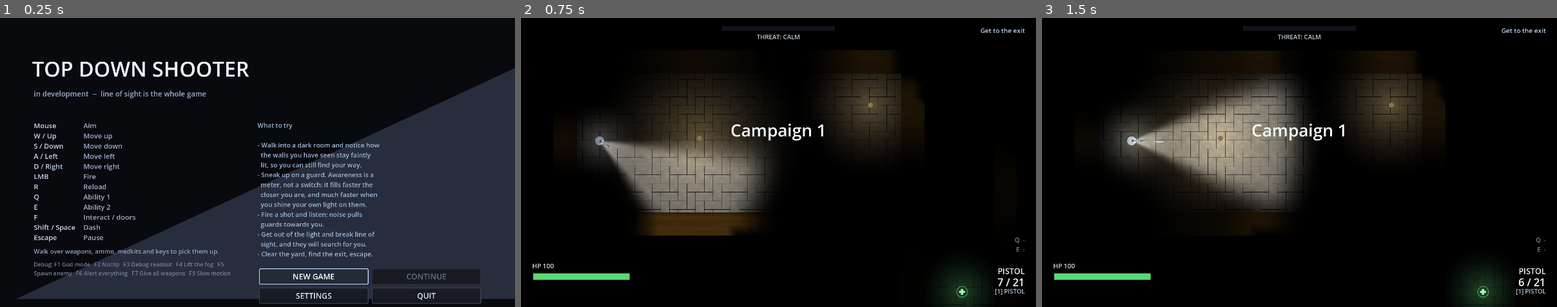
Above: before the commit, frames 1-3 (left to right).
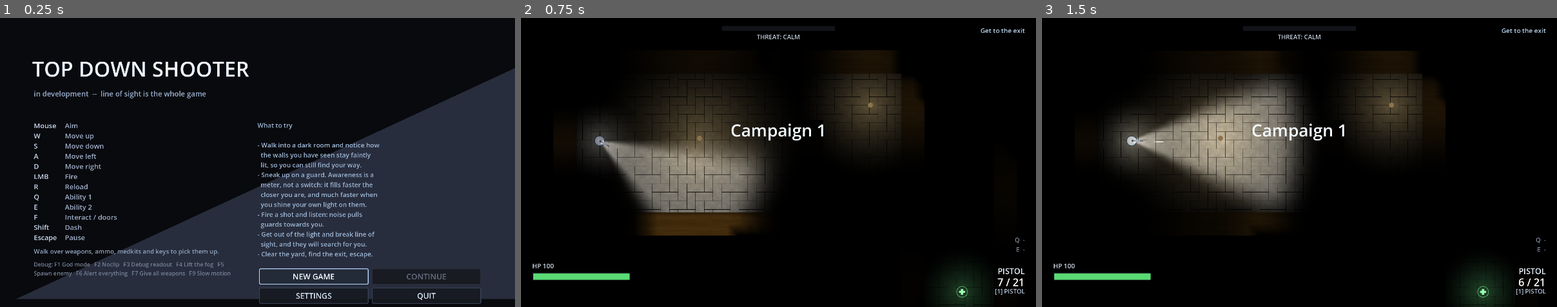
Above: after the commit, the same moments.

Repository: ThunderComplex/irregoulash
Game: Godot game, scene res://src/ui/title_screen.tscn
Same seed, same stepped clock (60 frames per second), same inputs: the game is played once before the commit and once after it.
Inputs (mouse positions are in pixels of both pictures, inside the frame that each line leads up to):
- Up to frame 1 (0.25 s): no input
- Up to frame 2 (0.75 s): click "NEW GAME" at 0.5 s
- Up to frame 3 (1.5 s): tap Enter (ui_accept) at 1.25 s; move the mouse to (1412, 148) at 1.27 s; hold D (move_right) from 1.28 s (still down); hold Q (ability_1) from 1.28 s (still down); click (1412, 148) at 1.42 s

The runs differ from the first frame. In frame 1, 1.1% of the frame differs, in the area x 7-27%, y 36-77%; in frame 2, nothing differs; in frame 3, nothing differs.

Commit message:
remove movement double controls

Diff:
--- a/src/autoload/game_input.gd
+++ b/src/autoload/game_input.gd
@@ -55,30 +55,30 @@
 ## Data rather than ready-made `InputEvent`s so a default can be saved, compared and described by the
 ## same code that handles a rebind, and so nothing can share and mutate one event object.
 const DEFAULT_SPECS: Dictionary = {
-	"move_up": [{"type": "key", "code": KEY_W}, {"type": "key", "code": KEY_UP}],
-	"move_down": [{"type": "key", "code": KEY_S}, {"type": "key", "code": KEY_DOWN}],
-	"move_left": [{"type": "key", "code": KEY_A}, {"type": "key", "code": KEY_LEFT}],
-	"move_right": [{"type": "key", "code": KEY_D}, {"type": "key", "code": KEY_RIGHT}],
-	"dash": [{"type": "key", "code": KEY_SHIFT}, {"type": "key", "code": KEY_SPACE}],
-	"fire": [{"type": "mouse", "button": MOUSE_BUTTON_LEFT}],
-	"reload": [{"type": "key", "code": KEY_R}],
-	"ability_1": [{"type": "key", "code": KEY_Q}],
-	"ability_2": [{"type": "key", "code": KEY_E}],
-	"switch_1": [{"type": "key", "code": KEY_1}],
-	"switch_2": [{"type": "key", "code": KEY_2}],
-	"switch_3": [{"type": "key", "code": KEY_3}],
-	"switch_next": [{"type": "mouse", "button": MOUSE_BUTTON_WHEEL_DOWN}],
-	"switch_prev": [{"type": "mouse", "button": MOUSE_BUTTON_WHEEL_UP}],
-	"interact": [{"type": "key", "code": KEY_F}],
-	"pause": [{"type": "key", "code": KEY_ESCAPE}],
-	"debug_god": [{"type": "key", "code": KEY_F1}],
-	"debug_noclip": [{"type": "key", "code": KEY_F2}],
-	"debug_info": [{"type": "key", "code": KEY_F3}],
-	"debug_reveal": [{"type": "key", "code": KEY_F4}],
-	"debug_spawn": [{"type": "key", "code": KEY_F5}],
-	"debug_alert_all": [{"type": "key", "code": KEY_F6}],
-	"debug_give": [{"type": "key", "code": KEY_F7}],
-	"debug_slowmo": [{"type": "key", "code": KEY_F9}],
+	"move_up": [ {"type": "key", "code": KEY_W}],
+	"move_down": [ {"type": "key", "code": KEY_S}],
+	"move_left": [ {"type": "key", "code": KEY_A}],
+	"move_right": [ {"type": "key", "code": KEY_D}],
+	"dash": [ {"type": "key", "code": KEY_SHIFT}],
+	"fire": [ {"type": "mouse", "button": MOUSE_BUTTON_LEFT}],
+	"reload": [ {"type": "key", "code": KEY_R}],
+	"ability_1": [ {"type": "key", "code": KEY_Q}],
+	"ability_2": [ {"type": "key", "code": KEY_E}],
+	"switch_1": [ {"type": "key", "code": KEY_1}],
+	"switch_2": [ {"type": "key", "code": KEY_2}],
+	"switch_3": [ {"type": "key", "code": KEY_3}],
+	"switch_next": [ {"type": "mouse", "button": MOUSE_BUTTON_WHEEL_DOWN}],
+	"switch_prev": [ {"type": "mouse", "button": MOUSE_BUTTON_WHEEL_UP}],
+	"interact": [ {"type": "key", "code": KEY_F}],
+	"pause": [ {"type": "key", "code": KEY_ESCAPE}],
+	"debug_god": [ {"type": "key", "code": KEY_F1}],
+	"debug_noclip": [ {"type": "key", "code": KEY_F2}],
+	"debug_info": [ {"type": "key", "code": KEY_F3}],
+	"debug_reveal": [ {"type": "key", "code": KEY_F4}],
+	"debug_spawn": [ {"type": "key", "code": KEY_F5}],
+	"debug_alert_all": [ {"type": "key", "code": KEY_F6}],
+	"debug_give": [ {"type": "key", "code": KEY_F7}],
+	"debug_slowmo": [ {"type": "key", "code": KEY_F9}],
 }
 
 ## Actions the title screen lists. A subset: the HUD already shows the weapon slots, and the debug keys
